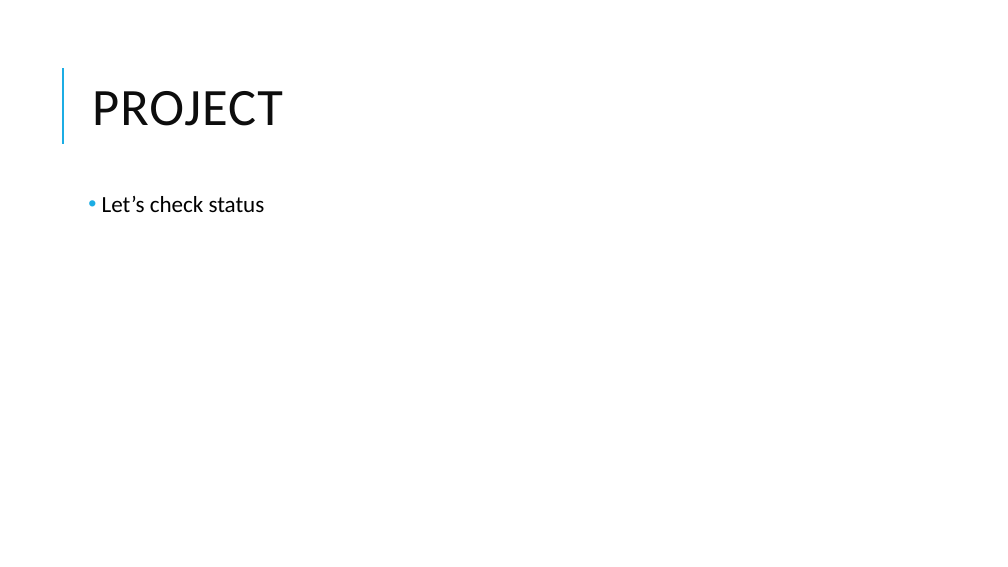
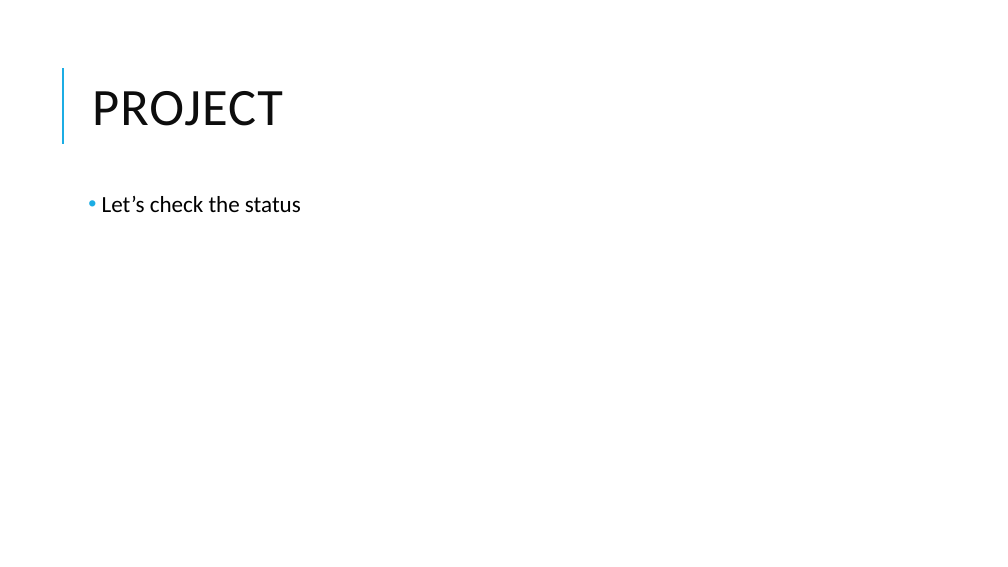
Before and after one commit to jasho/pv239-maui, a slide deck: slide 2 of 04_IoC/PV239-Xamarin-04_IoC.pptx. Drawn at 1008x567 pixels with LibreOffice and Linux fonts; fonts in the diff are those of the drawing. Boxes give left, top, right and bottom in pixels: in the first picture for what was removed or moved away, otherwise in the second. Text is boxed around its words. In the diff, an @@ line names an element or a change of style, - is before the commit and + after.

Commit message:
Fix typos + wording

```diff
--- a/04_IoC/PV239-Xamarin-04_IoC.pptx
+++ b/04_IoC/PV239-Xamarin-04_IoC.pptx
@@ text at box(102, 196, 301, 212): text changed @@
-• Let’s check status
+• Let’s check the status
```
Also in this commit, not shown: 7 other slides changed.
